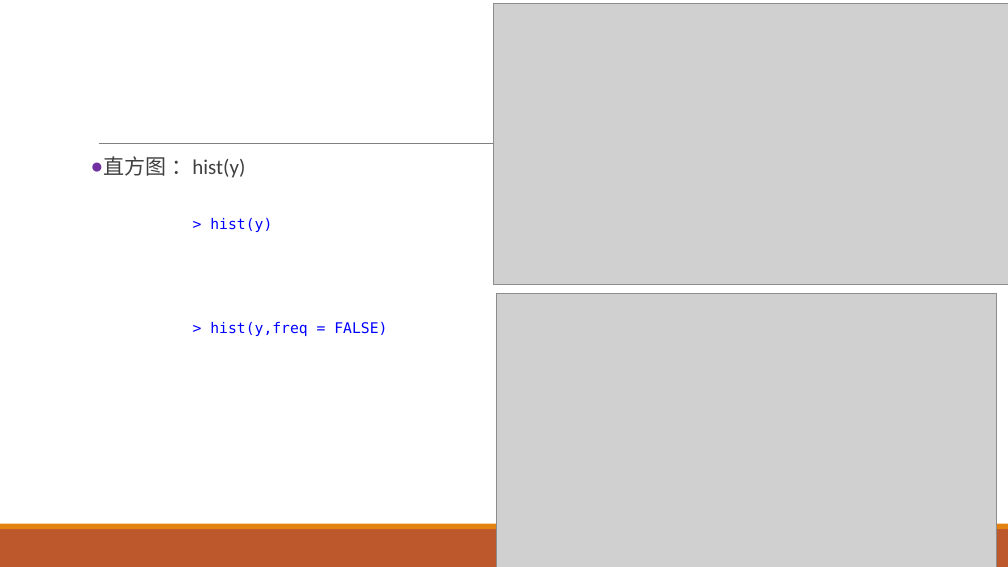
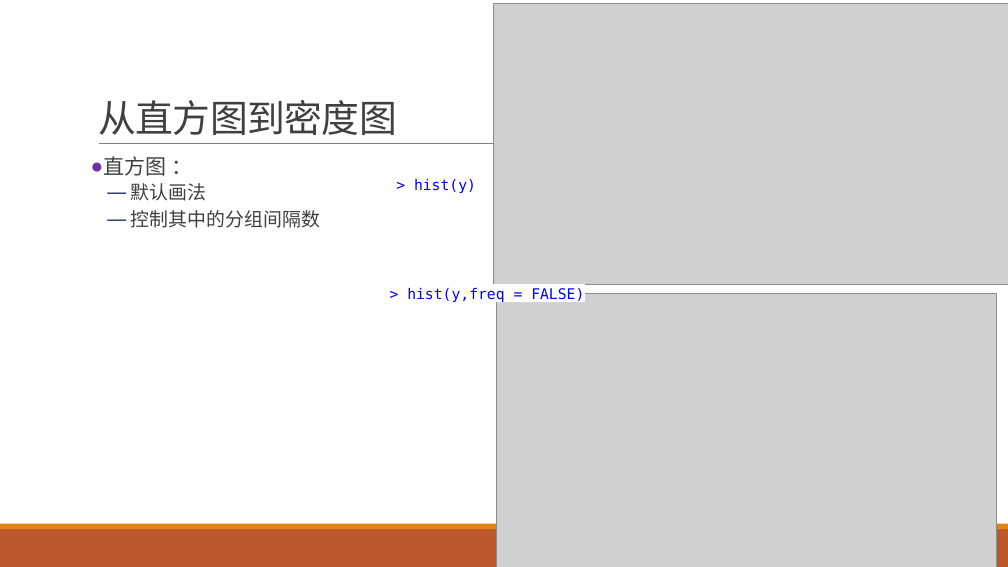
Before and after one commit to exoplanetX/DataAnalytics, a slide deck: slide 3 of 实验-4-非参数分析.pptx (slide 5 before the commit). Drawn at 1008x567 pixels with LibreOffice and Linux fonts; fonts in the diff are those of the drawing; grey boxes stand for pictures. Boxes give left, top, right and bottom in pixels: in the first picture for what was removed or moved away, otherwise in the second. Text is boxed around its words. In the diff, an @@ line names an element or a change of style, - is before the commit and + after.

```diff
--- a/实验-4-非参数分析.pptx
+++ b/实验-4-非参数分析.pptx
@@ title added at (98, 100, 397, 135), 36 pt, text #404040 @@
+从直方图到密度图
@@ text at (103, 156, 320, 228): text changed; size 20 to 18 pt @@
-● 直方图 ：hist(y)
+● 直方图 ：
+  — 默认画法
+  — 控制其中的分组间隔数
@@ text "> hist(y)": place and size @@
-text "> hist(y)" at (210, 217, 272, 232)
+text "> hist(y)" at (414, 178, 476, 193)
@@ rectangle "> hist(y,freq = FALSE)": place and size @@
-rectangle "> hist(y,freq = FALSE)" at (210, 321, 387, 336)
+rectangle "> hist(y,freq = FALSE)" at (389, 284, 585, 302)
```
Also in this commit, not shown: 7 other slides changed, 23 slides removed.
